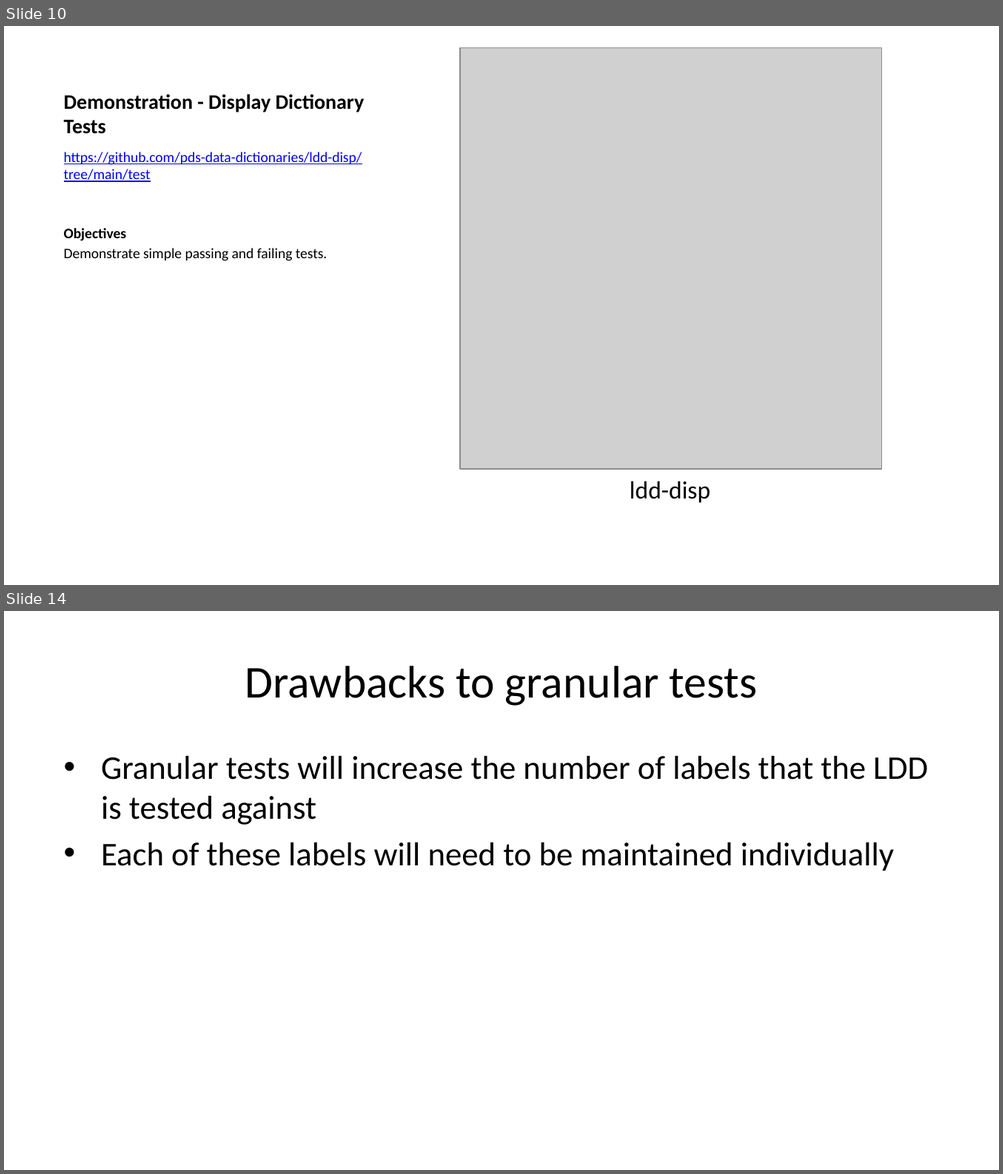
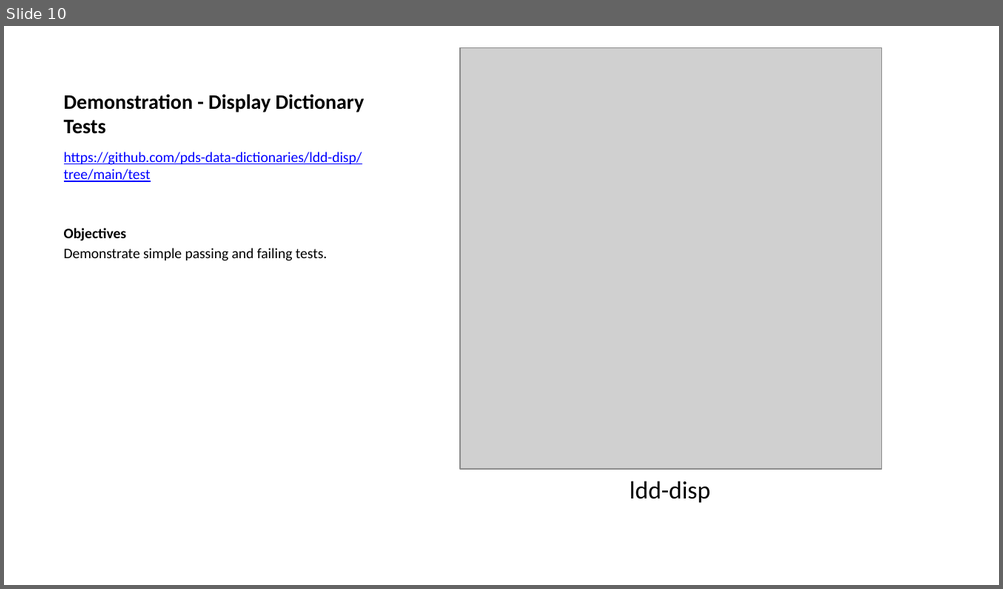
Before and after one commit to sbn-psi/dmsp, a slide deck: LDDTesting/stone-LDDTestingOverview.pptx. Shown one above the other, each under a label of ours: slides 10 and 14 before the commit, slide 10 after it; the slides between them are not shown. The pictures are 1003x1174 and 1003x589 pixels, drawn with LibreOffice and Linux fonts; fonts in the diff are those of the drawing; grey boxes stand for pictures. Boxes give left, top, right and bottom in pixels: in the first picture for what was removed or moved away, otherwise in the second. Text is boxed around its words. In the diff, an @@ line names an element or a change of style, - is before the commit and + after.

Commit message:
Divided up slides between each presentation

```diff
--- a/LDDTesting/stone-LDDTestingOverview.pptx
+++ b/LDDTesting/stone-LDDTestingOverview.pptx
@@ slide 14 removed at <box>4,611,999,1170</box>, background #FFFFFF @@
@@ title removed at <box>245,666,757,706</box> @@
-Drawbacks to granular tests
@@ text removed at <box>101,756,928,871</box> @@
-• Granular tests will increase the number of labels that the LDD is tested against
-• Each of these labels will need to be maintained individually
```
Also in this commit, not shown: 15 other slides removed, 4 other files.
